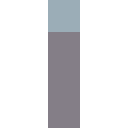
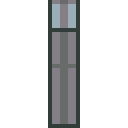
Layer changes from the first (128, 128) image to the second:
painted on "Cubicle" over bbox(48, 0, 80, 128)
